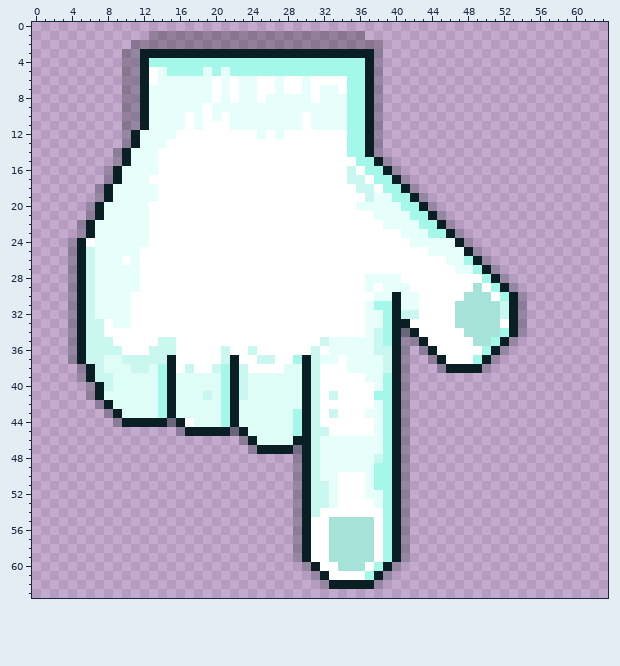
Two versions of one pixel-art sprite, data/pointer_open.png. The picture above was drawn from the file before the commit.
The file is 64x64 pixels. Colours within 5 levels of each other are drawn and written as one.
New version:
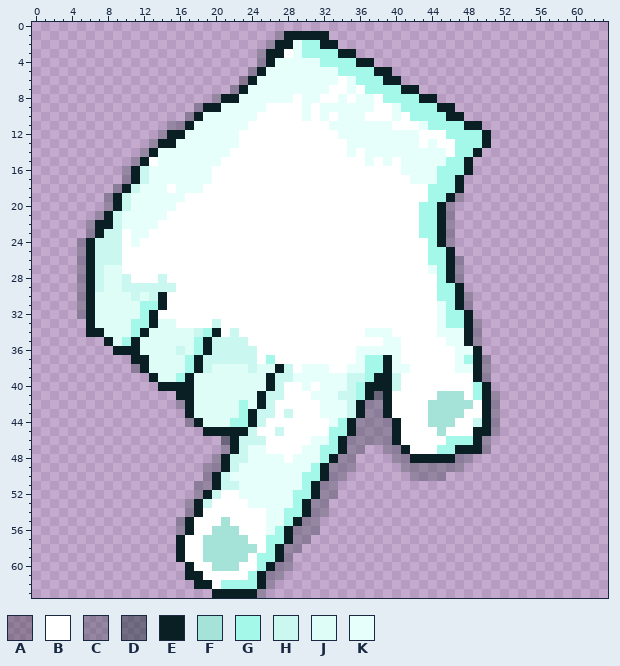
Palette (. is transparent): A #00000040  B #ffffff  C #091f2440  D #091f2470  E #091f24  F #a5e2d8  G #a3f8e9  H #caf7ef  J #defdf7  K #e6fffb
Change:
Changed rows in their new state; - is an unchanged pixel.
first column x 4:
 1 ---------..............CEEEEE....------------------
 2 -------...............CEEKGGEE.....----------------
 3 ------...............C--BKGGGG--...----------------
 4 ------...............CEKKKKK----E-.----------------
 5 ------..............CEKKKKKKKK---GEE---------------
 6 ------.............AEKK-KK-KKK-K-GGEE--------------
 7 ------............CE-KK-KK-K-B-KBGGGGEE------------
 8 ------..........CEE--K---B-KBB-BKKBGGGGEE----------
 9 ------........CEE-----BBBB-B---KKKBBKGGGGEE--------
10 ------.......CEK-K---BBBBBKB-B-KKBBBKBGGGGEE-------
11 ------.....CCE-KKK--BBBBBB-BB--KKKKKBBBKGGGGEE-----
12 ------....CEEKKKKKK--B-B------KKKKKKKKKBBBGGGGE----
13 ------...CEEKKKKKKK------------KKKKKKKKBKBBGGGE----
14 -----...CEKKKKKKKK-------------KBKKKKKKKKKBGGE-----
15 -----..CEBKKKKKKK---------------BKBKBKKKKKGGE------
16 ----..CEH-KKKKKK---------------B-BBBBKKKKGGGE------
17 ----..CEHKKKKKKK---------------BB-BBBBKKKGGE-------
18 ---..CEH--K-KKK-----------------BB-BBBBBGGGE-------
19 ---.CEH---KKK--------------------BBBBBBBGGEC-------
20 --..CEH--KKK--------------------BBBBBBBGGEC--------
21 --.CEH---KK-----------------------BBBBB-GEC--------
22 -.CEEH---K-------------------------BBBB------------
23 -.CEHHB------------------------------BBG-EC.-------
24 .CEHHHB-B-----------------------------BBGEC..------
25 .CEHHHBB--------------------------------GGE...-----
26 .CEHHH-B--------------------------------GGEC...----
27 .CEHJJBB--------------------------------KGEC....---
28 .CEHJJHB--H----------------------BBBB----GEC.....--
29 .CEHJJHHHHHH---------------------B-BBB---GGE......-
30 .CEJJJJHJHE-----------------------BBBBB--GGEC......
31 .CEJJJJJGGE----------------------BBBBBB--KGEC......
32 .CEJJJJJGE-----------------------BBBBBB--KGGE......
33 ..EJJJJGGEJJ----H----------------BBBBB---KGGEC.....
34 ..EEJJJGEJJJJJHGE-H---------------KKBBB--KKKEC.....
35 ....EJGEJJJJJJGEHHHH--------BBBBBBBKKBBB--KKEC....-
36 .....EEEJJJJHJGEH-HH-------B-BBB--KKKBBBB--KKE...--
37 .......EEJJJJGEHH-HHHBG--BBBBB-B-GGEKBBBBB-KGEC.---
38 -......CE-JJJGEHJJJJHJJEHBKKK----GGEKKBBBBBKK------
39 -........EJJGE---JJJ--EHHKKKKKKHHGEEHBBBBBBBBEC----
40 --........E-EE---JJJ--EHBBKBKKKHGEEEHBBBBBBBBGE----
41 --..........EE-J-JJJ-EHHBBBKKKHHGEDEBBBBBFFFBGEC---
42 ---.........CE---JJG-EHBBBBBKKKHECCEBBBBFFFFFBEC---
43 ----.........E---JJGEHHBHBBBKKKHECCEBBBBFFFFBBEC---
44 -----........CE--JGGEHBBBBBB-KGECCCC-BBBFFFBBHEC---
45 ------------...---E-HBBHBBBBBGGECCCC-BBBBFBBBEEC---
46 -----------------DEHHHBBBBBK-GECCCCC-BBBBBGGGEC----
47 -----------------CEHKKBBBBKKGGECC..CCEBBBGGEEEC----
48 ----------------CEHHKKKKBKKKGECC....C-EEEEECC------
49 ---------------CCEHKKKKKKKKGECCC.....-CCCCCC-------
50 ---------------CEHKKKKKKKKGGECC.......CCCC---------
51 --------------CCEHHKKKKKKKGECC........-------------
52 --------------CEHBBKKKKKKGGECC........-------------
53 -------------CEHBBBBKKKKKG-CC.........-------------
54 -------------CEBBBBBBBKKGG-CC.........-------------
55 ------------CEBBBFBBBBKKGECC..........-------------
56 ------------CEBBFFFBBBKGE-CC..........-------------
57 ------------EBBFFFFFBBGGE-C...........-------------
58 ------------EBBFFFFFFBGEC-............-------------
59 ------------EBBFFFFFBGGEC.............-------------
60 -------------EBBFFFBBGECC-...........--------------
61 -------------EEBBBBBGECC---.........---------------
62 --------------EEBGGGGEC-----.......----------------
63 ----------------EEEEEC-----------------------------
Where, in picture pixels (left, top, right, bottom), the same in both pictures:
changed: (68, 31, 527, 598)
